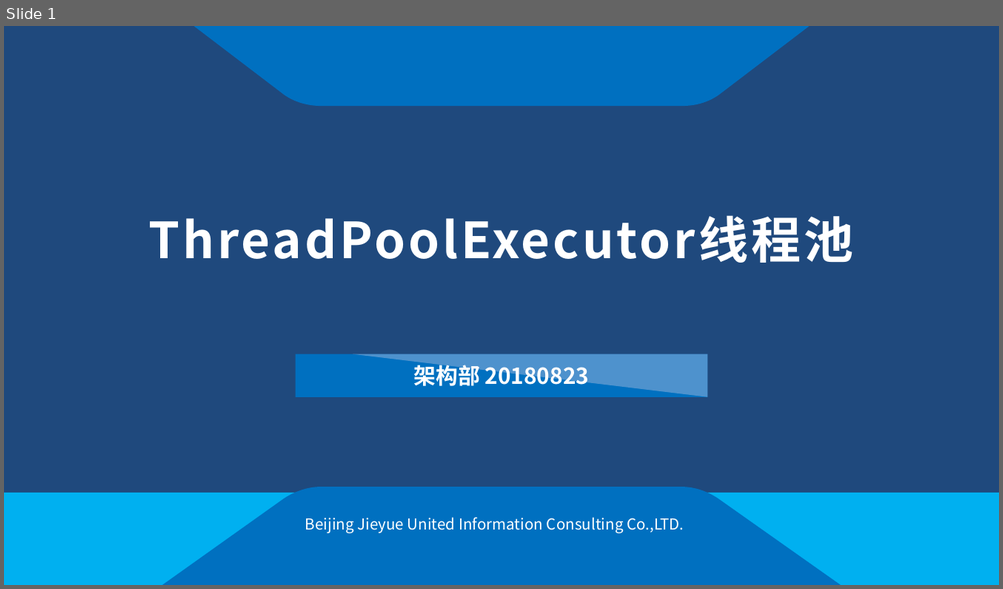
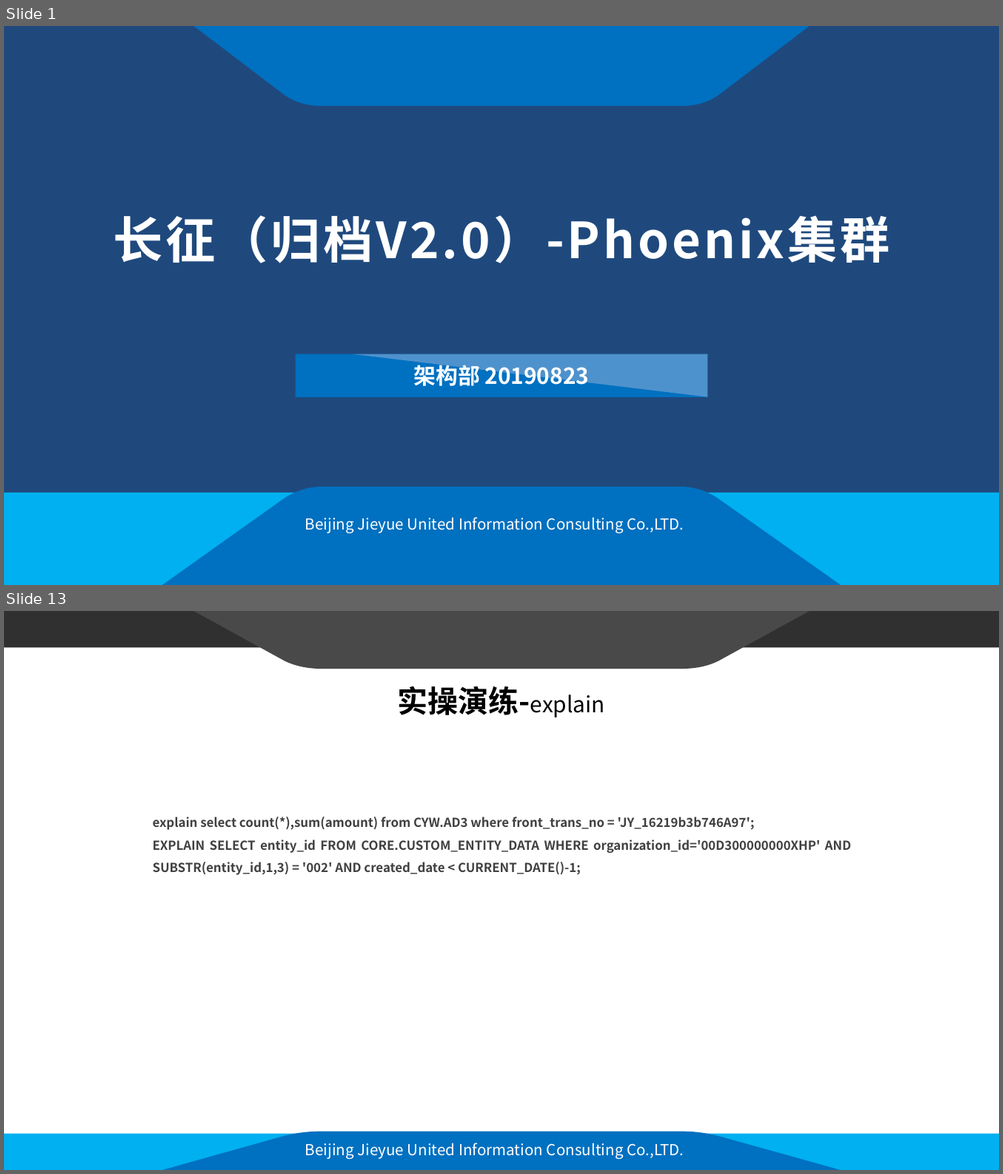
Before and after one commit to franparsunland/documents, a slide deck: 长征-Phoenix集群.pptx. Shown one above the other, each under a label of ours: slide 1 before the commit, slides 1 and 13 after it; the slides between them are not shown. The pictures are 1003x589 and 1003x1174 pixels, drawn with LibreOffice and Linux fonts; fonts in the diff are those of the drawing; background and template pictures are left out. Boxes give left, top, right and bottom in pixels: in the first picture for what was removed or moved away, otherwise in the second. Text is boxed around its words. In the diff, an @@ line names an element or a change of style, - is before the commit and + after.

```diff
--- a/长征-Phoenix集群.pptx
+++ b/长征-Phoenix集群.pptx
@@ slide 13 added at (x1=4, y1=611, x2=999, y2=1170), background #FFFFFF; not listed: 4 template elements that a slide beside it also shows @@
@@ title added at (x1=398, y1=686, x2=605, y2=718), 16 pt, text #000000 @@
+实操演练-explain
@@ text added at (x1=153, y1=817, x2=851, y2=875), 9 pt, text #404040, bold @@
+explain select count(*),sum(amount) from CYW.AD3 where front_trans_no = 'JY_16219b3b746A97';
+EXPLAIN SELECT entity_id FROM CORE.CUSTOM_ENTITY_DATA WHERE organization_id='00D300000000XHP' AND SUBSTR(entity_id,1,3) = '002' AND created_date < CURRENT_DATE()-1;
@@ text added at (x1=305, y1=1143, x2=683, y2=1159), 11 pt, text #FFFFFF @@
+Beijing Jieyue United Information Consulting Co.,LTD.
@@ slide 1 changed as well @@
@@ title at (x1=113, y1=215, x2=890, y2=264): text changed @@
-ThreadPoolExecutor线程池
+长征（归档V2.0）-Phoenix集群
@@ text at (x1=414, y1=362, x2=589, y2=390): text changed @@
-架构部 20180823
+架构部 20190823
```
Also in this commit, not shown: 13 other slides added, 23 slides removed.
